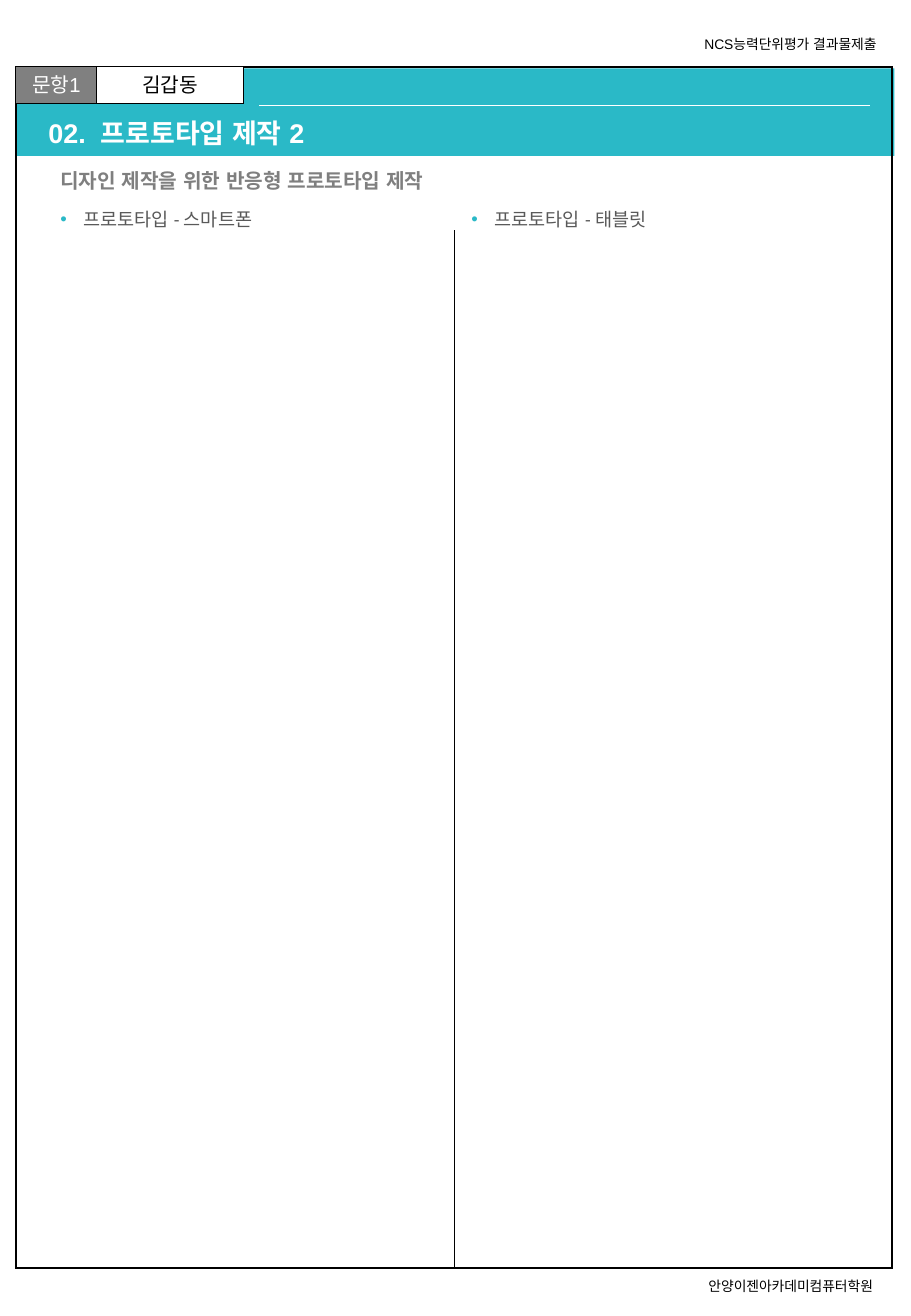
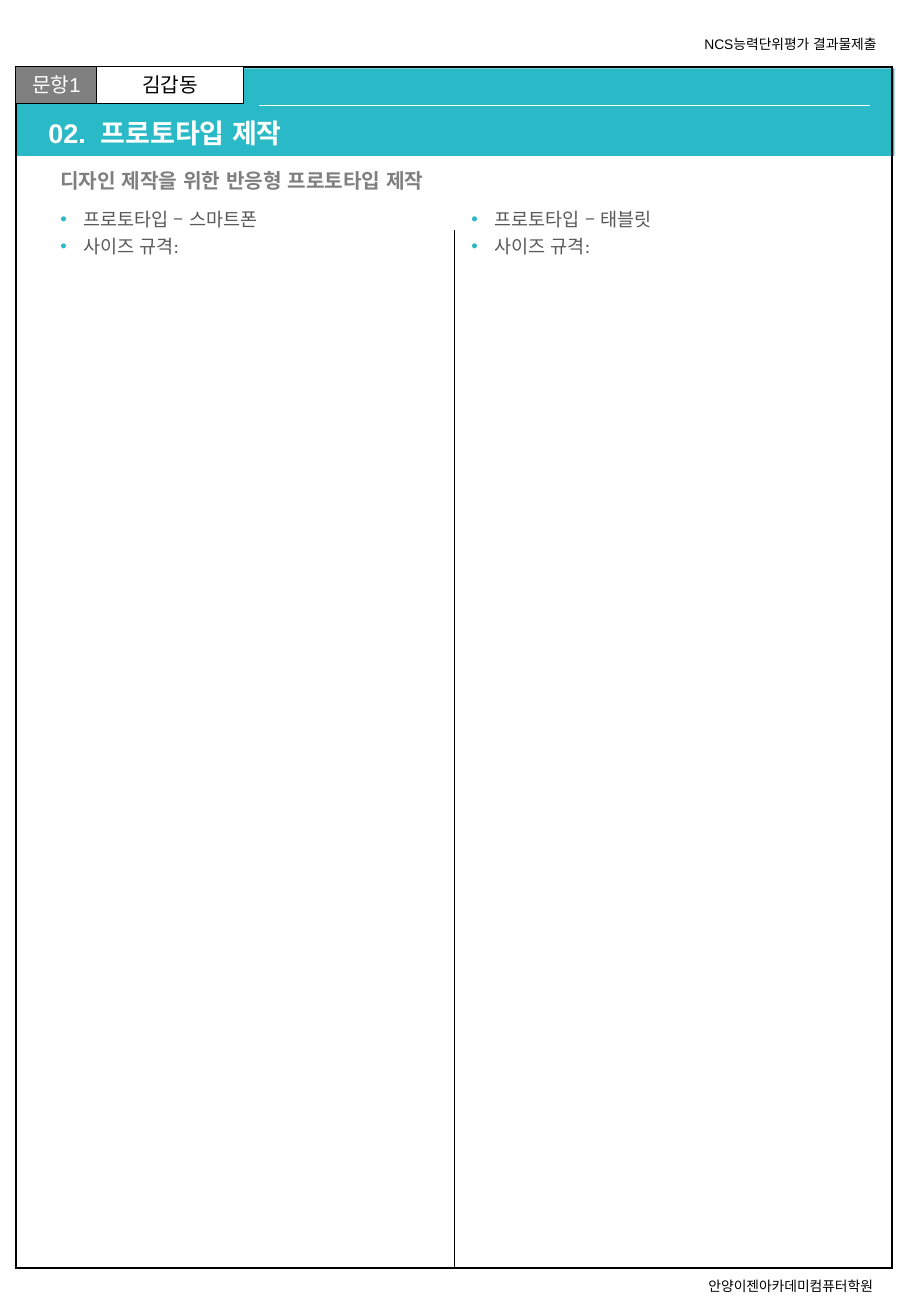
Before and after one commit to xidoWeb/smart_210901, a slide deck: slide 4 of a_asset/n_02_UIUX콘셉트기획/uiux콘셉트기획_제출양식.pptx. Drawn at 911x1316 pixels with LibreOffice and Linux fonts; fonts in the diff are those of the drawing. Boxes give left, top, right and bottom in pixels: in the first picture for what was removed or moved away, otherwise in the second. Text is boxed around its words. In the diff, an @@ line names an element or a change of style, - is before the commit and + after.

```diff
--- a/a_asset/n_02_UIUX콘셉트기획/uiux콘셉트기획_제출양식.pptx
+++ b/a_asset/n_02_UIUX콘셉트기획/uiux콘셉트기획_제출양식.pptx
@@ title at bbox=[48, 120, 282, 146]: text changed @@
-02. 프로토타입 제작 2
+02. 프로토타입 제작
@@ text at bbox=[83, 210, 257, 255]: text changed @@
-• 프로토타입 - 스마트폰
+• 프로토타입 – 스마트폰
+• 사이즈 규격:
@@ text at bbox=[494, 210, 651, 255]: text changed @@
-• 프로토타입 - 태블릿
+• 프로토타입 – 태블릿
+• 사이즈 규격:
```
Also in this commit, not shown: 2 other slides changed, 2 slides added, 1 other file.
